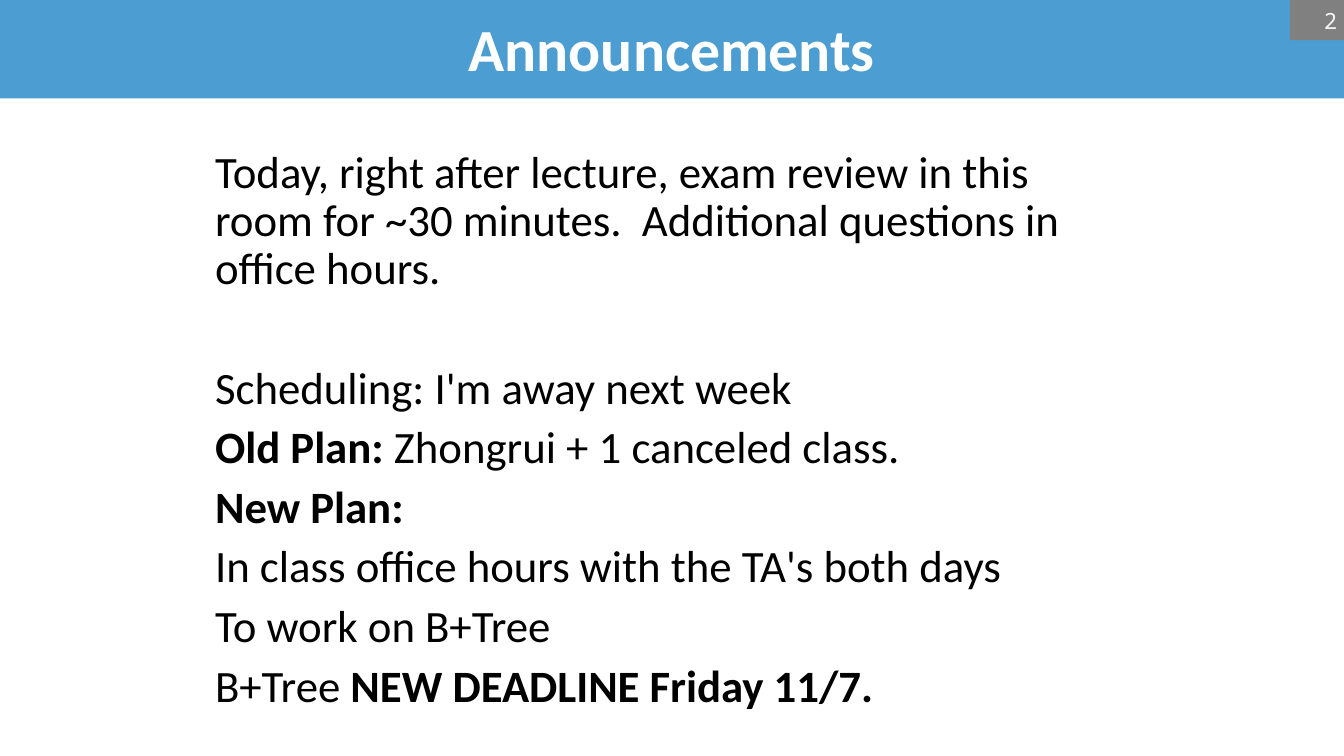
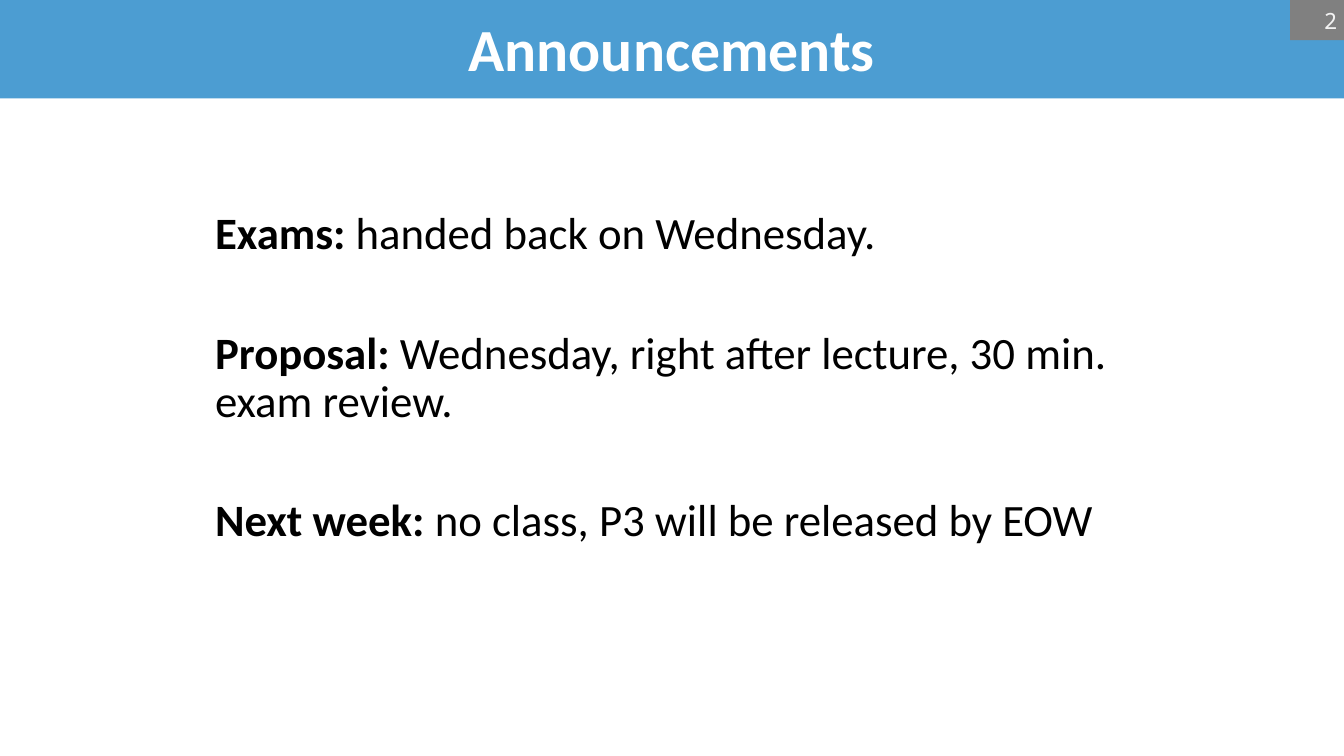
Before and after one commit to bsb20/bsb20.github.io, a slide deck: slide 2 of docs/421_f26/lectures/L15_optimization.pptx. Drawn at 1344x756 pixels with LibreOffice and Linux fonts; fonts in the diff are those of the drawing; background and template pictures are left out. Boxes give left, top, right and bottom in pixels: in the first picture for what was removed or moved away, otherwise in the second. Text is boxed around its words. In the diff, an @@ line names an element or a change of style, - is before the commit and + after.

```diff
--- a/docs/421_f26/lectures/L15_optimization.pptx
+++ b/docs/421_f26/lectures/L15_optimization.pptx
@@ text at <box>215,218,1106,544</box>: text changed @@
-Today, right after lecture, exam review in this room for ~30 minutes. Additional questions in office hours.
-Scheduling: I'm away next week
-Old Plan: Zhongrui + 1 canceled class.
-New Plan:
-In class office hours with the TA's both days
-To work on B+Tree
-B+Tree NEW DEADLINE Friday 11/7.
+Exams: handed back on Wednesday.
+Proposal: Wednesday, right after lecture, 30 min. exam review.
+Next week: no class, P3 will be released by EOW
```
Also in this commit, not shown: 7 other slides changed, 1 other file.
